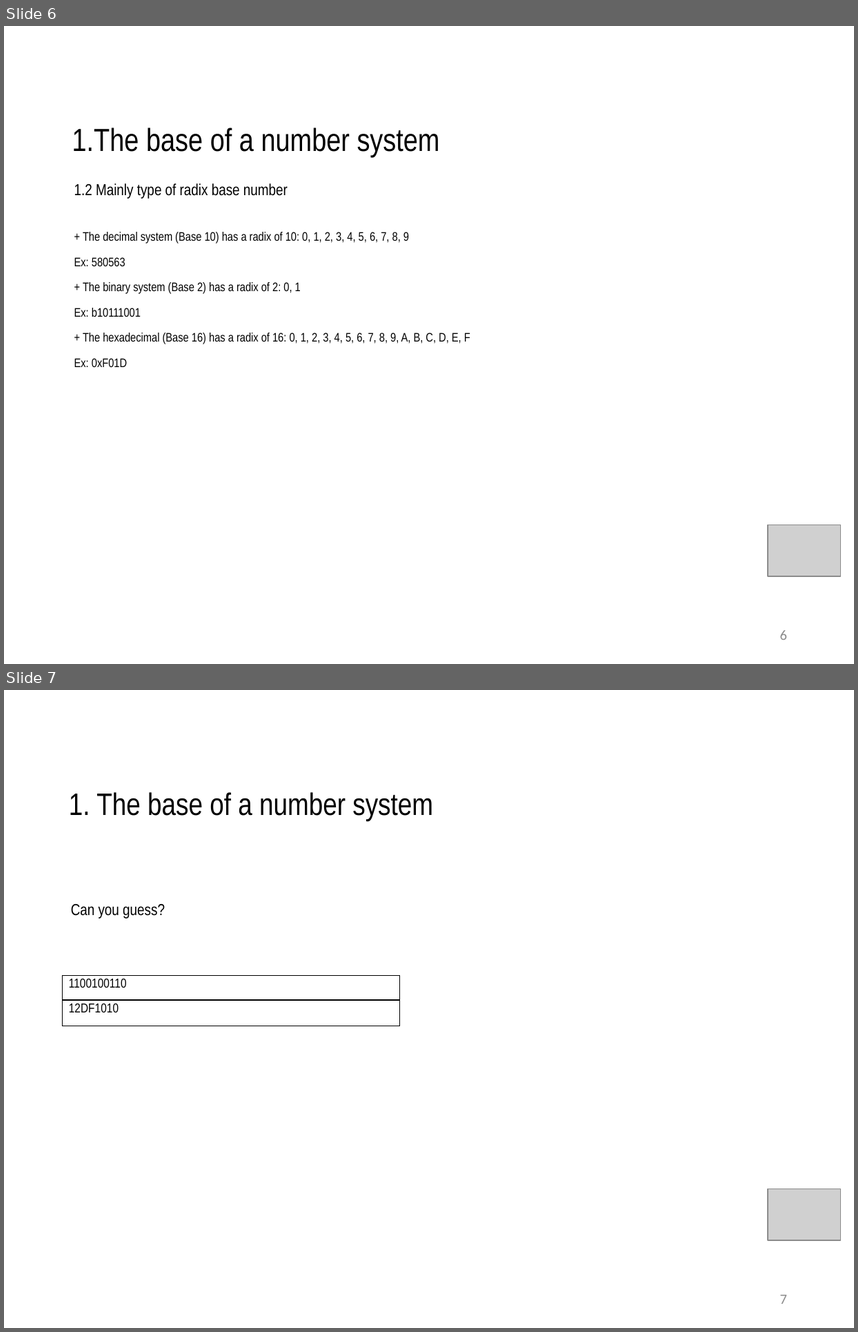
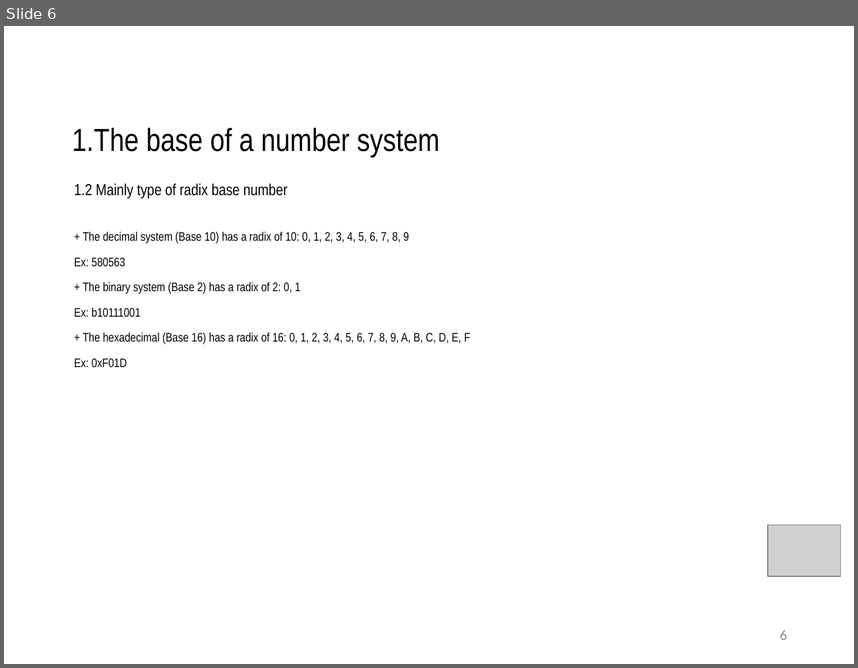
Before and after one commit to daoxuantruong/Demo, a slide deck: Numberic.pptx. Shown one above the other, each under a label of ours: slides 6 and 7 before the commit, slide 6 after it. The pictures are 858x1332 and 858x668 pixels, drawn with LibreOffice and Linux fonts; fonts in the diff are those of the drawing; grey boxes stand for pictures. Boxes give left, top, right and bottom in pixels: in the first picture for what was removed or moved away, otherwise in the second. Text is boxed around its words. In the diff, an @@ line names an element or a change of style, - is before the commit and + after.

```diff
--- a/Numberic.pptx
+++ b/Numberic.pptx
@@ slide 7 removed at bbox=[4, 690, 854, 1328], background #FFFFFF @@
@@ title removed at bbox=[69, 792, 433, 821] @@
-1. The base of a number system
@@ text removed at bbox=[71, 904, 165, 918] @@
-Can you guess?
@@ table removed at bbox=[63, 975, 400, 1025], 2 rows, 1 columns @@
-1100100110
-12DF1010
@@ picture removed at bbox=[769, 1189, 840, 1240] @@
@@ page number removed at bbox=[780, 1294, 787, 1303] @@
-7
```
Also in this commit, not shown: 9 slides changed, 1 other slide removed, 4 other files.
